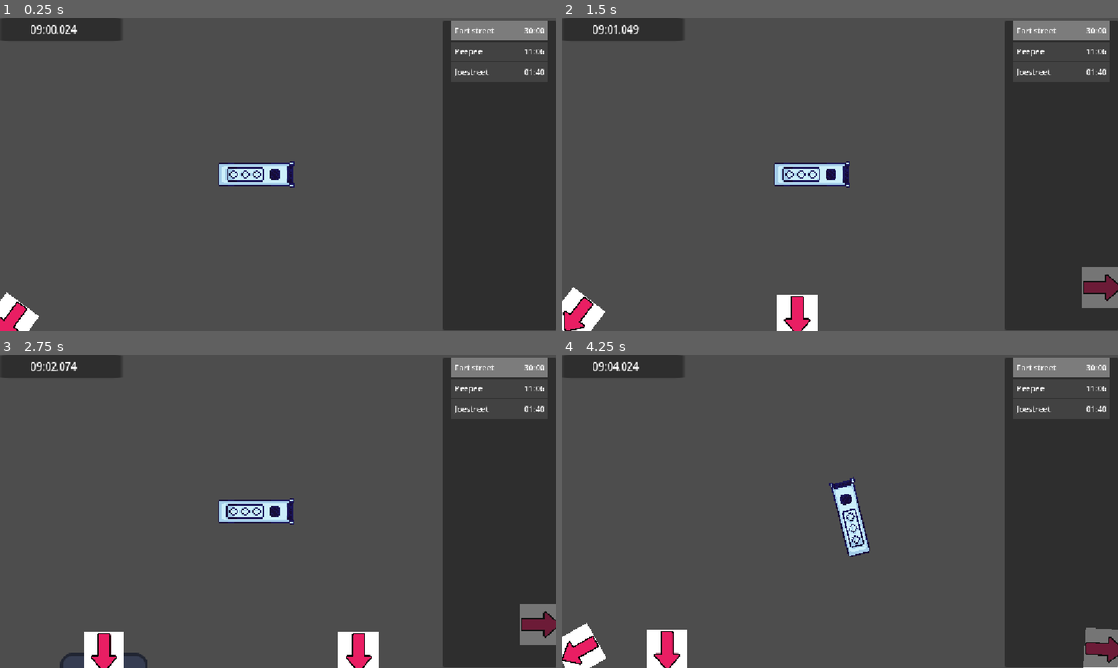
Above: before the commit, frames 1-4 (two rows, left to right).
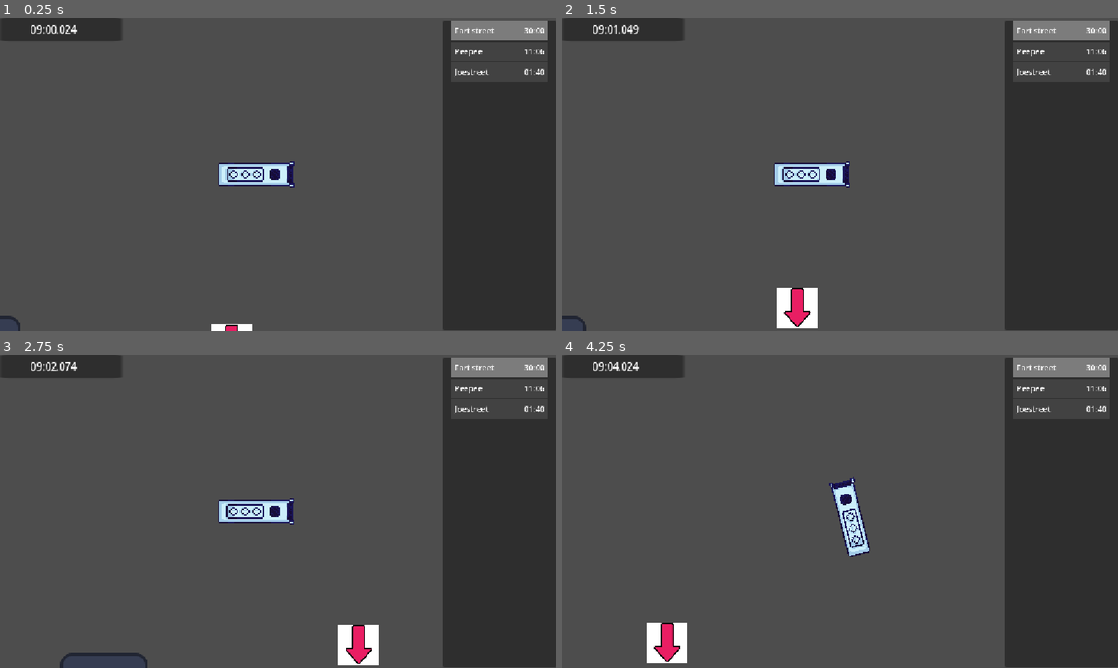
Above: after the commit, the same moments.

Repository: Aerodynamax/games-week-jam
Game: Godot game, scene res://scenes/testscene.tscn
Two runs of this game, one before a commit and one after it. Both use one fixed random seed, a clock stepped at 60 frames per second and the inputs below. The engine's default icon, where the game draws it, is replaced by a stand-in: a white triangle on a blue panel in a dark square.
Inputs:
- Up to frame 1 (0.25 s): no input
- Up to frame 2 (1.5 s): hold D (right) 0.53-1.28 s; tap Enter at 1.25 s; hold S (backward) from 1.28 s (still down)
- Up to frame 3 (2.75 s): release S (backward) at 2.03 s; hold D (right) from 2.03 s (still down)
- Up to frame 4 (4.25 s): release D (right) at 2.78 s; hold W (forward) 2.78-3.53 s; hold A (left) from 3.53 s (still down)

The runs differ from the first frame. In frame 1, 0.7% of the frame differs, in the area x 0-46%, y 87-100%; in frame 2, 2.0%; in frame 3, 2.1%, in the area x 15-100%, y 79-100%; in frame 4, 2.0%.

Commit message:
moved tracker to busstop + only the relevant tracker shows

Diff:
--- a/scenes/busstop.tscn
+++ b/scenes/busstop.tscn
@@ -32,8 +32,9 @@
 
 [node name="tracker" type="Sprite2D" parent="." unique_id=1079494508]
 physics_interpolation_mode = 1
+visible = false
 scale = Vector2(0.062639825, 0.06263983)
 texture = ExtResource("3_xjad6")
 script = ExtResource("3_hr2fb")
 on_screen_offset = Vector2(0, -30)
-screen_margin = 32.0
+screen_margin = 48.0
--- a/scripts/bus stop ui/timetable.gd
+++ b/scripts/bus stop ui/timetable.gd
@@ -47,9 +47,10 @@
 	stops[current_stop].finished = true
 	stops[current_stop].completed_time = time
 
+	stops[current_stop].current = false
 
 	# set the next one to be current
 	if current_stop < stops.size() - 1:
-		stops[current_stop].current = false
 		current_stop += 1
+
 		stops[current_stop].current = true
--- a/scripts/bus stop/busstop.gd
+++ b/scripts/bus stop/busstop.gd
@@ -8,6 +8,9 @@
 @export var loc_Name: String
 @export var loc_time: int
 
+@onready var tracker := $tracker
+
+
 var waited_Time: float = 0:
 	set(val):
 		waited_Time = val
@@ -16,11 +19,17 @@
 var finished: bool = false:
 	set(val):
 		finished = val
+
+		if tracker is Sprite2D and finished:
+			tracker.visible = false
+
 		emit_on_update()
 
 var current: bool = false:
 	set(val):
 		current = val
+		if tracker is Sprite2D:
+			tracker.visible = current
 		emit_on_update()
 
 var completed_time: int:
